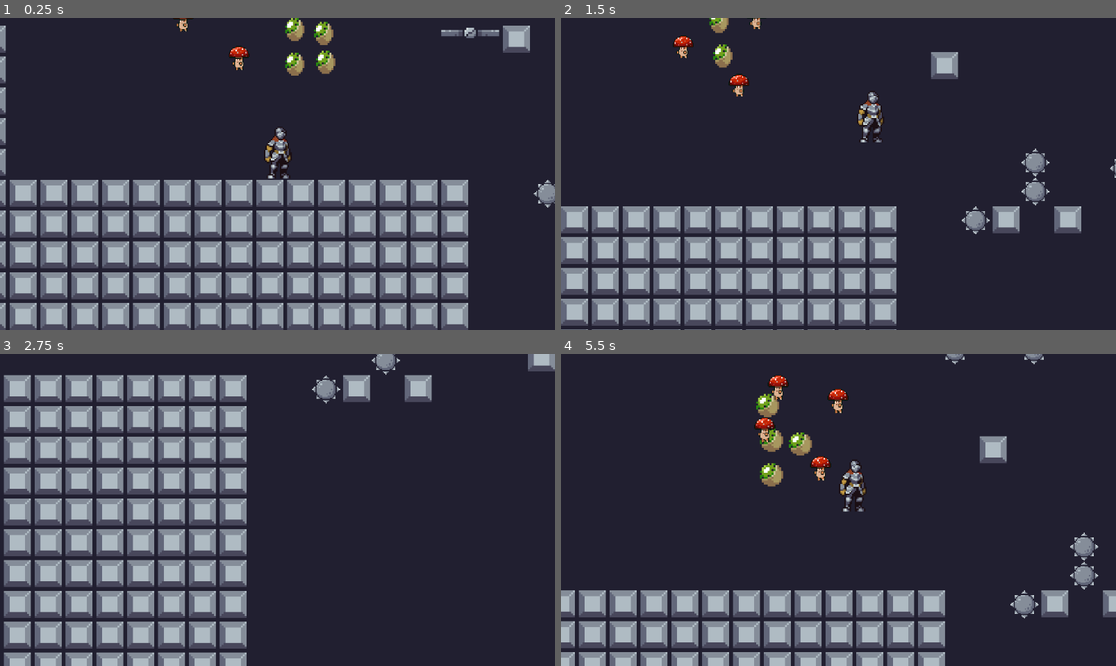
Above: before the commit, frames 1-4 (two rows, left to right).
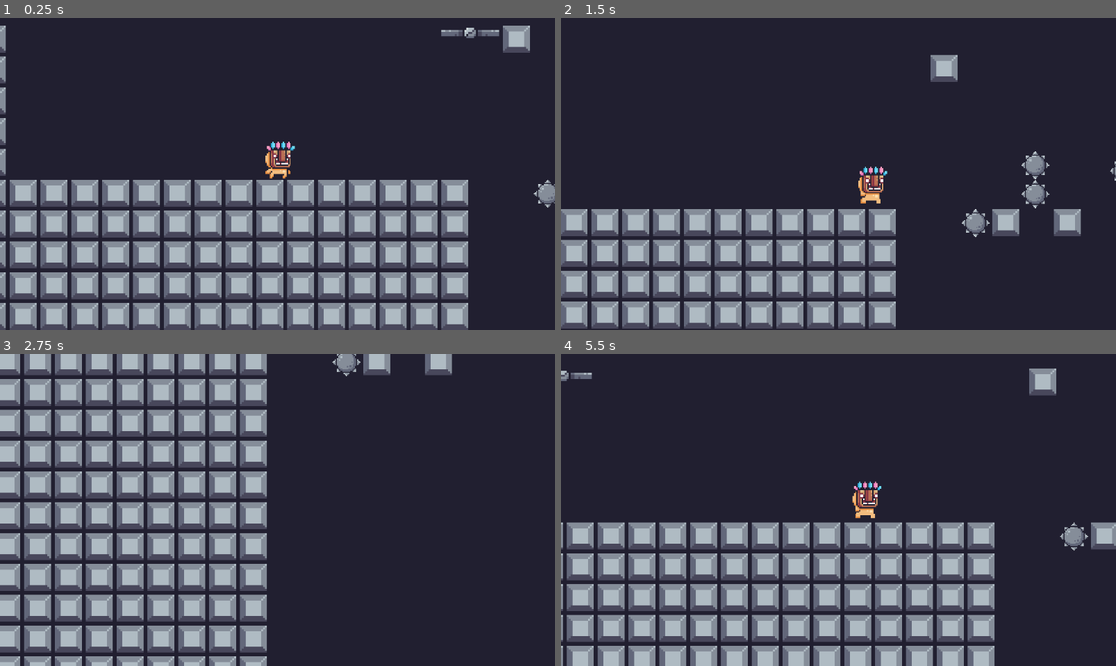
Above: after the commit, the same moments.

Repository: moaazkamel/moaath-game
Game: Godot game, scene res://scenes/game.tscn
The game is run twice, just before and just after one commit, with the same random seed, the same clock (stepped at 60 frames per second) and the same inputs.
Inputs:
- Up to frame 1 (0.25 s): no input
- Up to frame 2 (1.5 s): tap Enter (ui_accept) at 0.5, 0.6 s; hold Right (ui_right) from 0.53 s (still down); tap Space ( jump) at 0.77, 0.8, 1.07, 1.35 s
- Up to frame 3 (2.75 s): tap Space ( jump) at 1.52, 1.82, 2.3 s; tap Enter (ui_accept) at 1.55, 2.1 s; release Right (ui_right) at 2.03 s; hold Left (ui_left) from 2.03 s (still down)
- Up to frame 4 (5.5 s): release Left (ui_left) at 2.78 s; hold Right (ui_right) 2.78-4.28 s; tap Alt at 2.85 s; tap Space ( jump) at 3.02, 3.32, 3.77, 3.8, 4.07, 4.52, 4.82, 5.1 s; tap Enter (ui_accept) at 3.05, 4.35 s; tap Shift at 3.6 s; hold Left (ui_left) 4.28-5.03 s; hold Right (ui_right) from 5.03 s (still down)

The runs differ from the first frame. In frame 1, 1.6% of the frame differs, in the area x 31-61%, y 0-52%; in frame 2, 12%; in frame 3, 42%, in the area x 0-100%, y 0-100%; in frame 4, 35%.

Commit message:
change the character and making a jump and run animation

Diff:
--- a/project.godot
+++ b/project.godot
@@ -30,13 +30,13 @@
 "events": [Object(InputEventKey,"resource_local_to_scene":false,"resource_name":"","device":-1,"window_id":0,"alt_press …(191 unchanged characters)…
 ]
 }
-right={
+move_right={
 "deadzone": 0.2,
 "events": [Object(InputEventKey,"resource_local_to_scene":false,"resource_name":"","device":-1,"window_id":0,"alt_press …(195 unchanged characters)…
 , Object(InputEventKey,"resource_local_to_scene":false,"resource_name":"","device":-1,"window_id":0,"alt_pressed":false …(183 unchanged characters)…
 ]
 }
-left={
+move_left={
 "deadzone": 0.2,
 "events": [Object(InputEventKey,"resource_local_to_scene":false,"resource_name":"","device":-1,"window_id":0,"alt_press …(195 unchanged characters)…
 , Object(InputEventKey,"resource_local_to_scene":false,"resource_name":"","device":-1,"window_id":0,"alt_pressed":false …(182 unchanged characters)…
--- a/scenes/game.tscn
+++ b/scenes/game.tscn
@@ -250,24 +250,24 @@
 layer_0/name = "background"
 layer_0/tile_data = PackedInt32Array(-851993, 65536, 1, -786457, 65536, 1, -720921, 65536, 1, -655385, 65536, 1, -58984 …(119000 unchanged characters)…
 layer_1/name = "mid"
-layer_1/tile_data = PackedInt32Array(65521, 786432, 5, 13105 …(3000 unchanged characters)… 786458, 786432, 5, -720922, 786432, 5, -655386, 786432, 5, -393242, 786432, 5, -327706, 786432, 5, - …(34964 unchanged characters)…
+layer_1/tile_data = PackedInt32Array(65521, 786432, 5, 13105 …(3000 unchanged characters)… 786458, 786432, 5, -720922, 786432, 5, -393242, 786432, 5, -327706, 786432, 5, - …(34964 unchanged characters)…
 
 [node name="kiwi" type="Node" parent="." unique_id=1717484914]
 
 [node name="kiwi2" parent="kiwi" unique_id=173931140 instance=ExtResource("4_lbhrr")]
-position = Vector2(-76, -76)
+position = Vector2(-68, -202)
 
 [node name="kiwi" parent="kiwi" unique_id=727174668 instance=ExtResource("4_lbhrr")]
-position = Vector2(-91, -60)
+position = Vector2(-83, -186)
 
 [node name="kiwi3" parent="kiwi" unique_id=1797630710 instance=ExtResource("4_lbhrr")]
-position = Vector2(-91, -78)
+position = Vector2(-83, -200)
 
 [node name="kiwi4" parent="kiwi" unique_id=2025962022 instance=ExtResource("4_lbhrr")]
-position = Vector2(-75, -61)
+position = Vector2(-67, -187)
 
 [node name="kiwi5" parent="kiwi" unique_id=1617297092 instance=ExtResource("4_lbhrr")]
-position = Vector2(-93, -96)
+position = Vector2(-100, -197)
 
 [node name="killzone" parent="." unique_id=1617148220 instance=ExtResource("1_iywne")]
 position = Vector2(-147, 160)
@@ -278,16 +278,16 @@
 [node name="mashroum" type="Node" parent="." unique_id=1890588615]
 
 [node name="first enemy3" parent="mashroum" unique_id=267541964 instance=ExtResource("6_p57ef")]
-position = Vector2(-129, -57)
+position = Vector2(-121, -183)
 
 [node name="mashroums" parent="mashroum" unique_id=1525727059 instance=ExtResource("6_p57ef")]
-position = Vector2(-120, -92)
+position = Vector2(-112, -218)
 
 [node name="mashroums2" parent="mashroum" unique_id=1753848399 instance=ExtResource("6_p57ef")]
-position = Vector2(-151, -99)
+position = Vector2(-143, -225)
 
 [node name="mashroums3" parent="mashroum" unique_id=1886348935 instance=ExtResource("6_p57ef")]
-position = Vector2(-158, -77)
+position = Vector2(-150, -203)
 
 [node name="spiked ball" type="Node" parent="." unique_id=1309237115]
 
@@ -313,22 +313,22 @@
 position = Vector2(117, -20)
 
 [node name="spiked ball8" parent="spiked ball" unique_id=826447376 instance=ExtResource("7_u5sy4")]
-position = Vector2(-448, -170)
+position = Vector2(-491, -151)
 
 [node name="spiked ball9" parent="spiked ball" unique_id=1698462764 instance=ExtResource("7_u5sy4")]
-position = Vector2(-480, -170)
+position = Vector2(-502, -168)
 
 [node name="spiked ball21" parent="spiked ball" unique_id=1853565349 instance=ExtResource("7_u5sy4")]
-position = Vector2(-478, -149)
+position = Vector2(-513, -153)
 
 [node name="spiked ball22" parent="spiked ball" unique_id=1827850214 instance=ExtResource("7_u5sy4")]
-position = Vector2(-513, -169)
+position = Vector2(-516, -170)
 
 [node name="spiked ball10" parent="spiked ball" unique_id=1181328567 instance=ExtResource("7_u5sy4")]
 position = Vector2(-297, -122)
 
 [node name="spiked ball11" parent="spiked ball" unique_id=2078668043 instance=ExtResource("7_u5sy4")]
-position = Vector2(-408, -153)
+position = Vector2(-392, -152)
 
 [node name="spiked ball12" parent="spiked ball" unique_id=1174263755 instance=ExtResource("7_u5sy4")]
 position = Vector2(-344, -138)
--- a/scenes/player.tscn
+++ b/scenes/player.tscn
@@ -1,89 +1,199 @@
 [gd_scene format=3 uid="uid://fbjbtfagx142"]
 
-[ext_resource type="Texture2D" uid="uid://boblykde465in" path="res://assets/Colour2/Outline/120x80_PNGSheets/_Idle.png" id="1_4flbx"]
 [ext_resource type="Script" uid="uid://c0i8dlmso4sbx" path="res://scripts/player.gd" id="1_g2els"]
-
-[sub_resource type="AtlasTexture" id="AtlasTexture_onrkg"]
-atlas = ExtResource("1_4flbx")
-region = Rect2(0, 0, 120, 80)
-
-[sub_resource type="AtlasTexture" id="AtlasTexture_i3pqv"]
-atlas = ExtResource("1_4flbx")
-region = Rect2(120, 0, 120, 80)
-
-[sub_resource type="AtlasTexture" id="AtlasTexture_hqtel"]
-atlas = ExtResource("1_4flbx")
-region = Rect2(240, 0, 120, 80)
-
-[sub_resource type="AtlasTexture" id="AtlasTexture_sweqy"]
-atlas = ExtResource("1_4flbx")
-region = Rect2(360, 0, 120, 80)
-
-[sub_resource type="AtlasTexture" id="AtlasTexture_2hs0m"]
-atlas = ExtResource("1_4flbx")
-region = Rect2(480, 0, 120, 80)
-
-[sub_resource type="AtlasTexture" id="AtlasTexture_1jxqw"]
-atlas = ExtResource("1_4flbx")
-region = Rect2(600, 0, 120, 80)
-
-[sub_resource type="AtlasTexture" id="AtlasTexture_dw050"]
-atlas = ExtResource("1_4flbx")
-region = Rect2(720, 0, 120, 80)
-
-[sub_resource type="AtlasTexture" id="AtlasTexture_b26j0"]
-atlas = ExtResource("1_4flbx")
-region = Rect2(840, 0, 120, 80)
-
-[sub_resource type="AtlasTexture" id="AtlasTexture_n7ghd"]
-atlas = ExtResource("1_4flbx")
-region = Rect2(960, 0, 120, 80)
-
-[sub_resource type="AtlasTexture" id="AtlasTexture_nvl01"]
-atlas = ExtResource("1_4flbx")
-region = Rect2(1080, 0, 120, 80)
+[ext_resource type="Texture2D" uid="uid://becb000aq1ttx" path="res://assets 1/Main Characters/Mask Dude/Idle (32x32).png" id="2_dqkch"]
+[ext_resource type="Texture2D" uid="uid://chbrlbp0h72tq" path="res://assets 1/Main Characters/Mask Dude/Jump (32x32).png" id="3_qlg0r"]
+[ext_resource type="Texture2D" uid="uid://uoq70xcpnx8p" path="res://assets 1/Main Characters/Mask Dude/Run (32x32).png" id="4_tuyoq"]
+
+[sub_resource type="AtlasTexture" id="AtlasTexture_fjrip"]
+atlas = ExtResource("2_dqkch")
+region = Rect2(0, 0, 32, 32)
+
+[sub_resource type="AtlasTexture" id="AtlasTexture_smehm"]
+atlas = ExtResource("2_dqkch")
+region = Rect2(32, 0, 32, 32)
+
+[sub_resource type="AtlasTexture" id="AtlasTexture_ur7pv"]
+atlas = ExtResource("2_dqkch")
+region = Rect2(64, 0, 32, 32)
+
+[sub_resource type="AtlasTexture" id="AtlasTexture_y4r1p"]
+atlas = ExtResource("2_dqkch")
+region = Rect2(96, 0, 32, 32)
+
+[sub_resource type="AtlasTexture" id="AtlasTexture_d2wvv"]
+atlas = ExtResource("2_dqkch")
+region = Rect2(128, 0, 32, 32)
+
+[sub_resource type="AtlasTexture" id="AtlasTexture_3v2ag"]
+atlas = ExtResource("2_dqkch")
+region = Rect2(160, 0, 32, 32)
+
+[sub_resource type="AtlasTexture" id="AtlasTexture_jej6c"]
+atlas = ExtResource("2_dqkch")
+region = Rect2(192, 0, 32, 32)
+
+[sub_resource type="AtlasTexture" id="AtlasTexture_f1ej7"]
+atlas = ExtResource("2_dqkch")
+region = Rect2(224, 0, 32, 32)
+
+[sub_resource type="AtlasTexture" id="AtlasTexture_oprun"]
+atlas = ExtResource("2_dqkch")
+region = Rect2(256, 0, 32, 32)
+
+[sub_resource type="AtlasTexture" id="AtlasTexture_a8ls1"]
+atlas = ExtResource("2_dqkch")
+region = Rect2(288, 0, 32, 32)
+
+[sub_resource type="AtlasTexture" id="AtlasTexture_qfm1y"]
+atlas = ExtResource("2_dqkch")
+region = Rect2(320, 0, 32, 32)
+
+[sub_resource type="AtlasTexture" id="AtlasTexture_fulsm"]
+atlas = ExtResource("3_qlg0r")
+region = Rect2(0, 0, 32, 32)
+
+[sub_resource type="AtlasTexture" id="AtlasTexture_4r5pv"]
+atlas = ExtResource("4_tuyoq")
+region = Rect2(0, 0, 32, 32)
+
+[sub_resource type="AtlasTexture" id="AtlasTexture_60mlk"]
+atlas = ExtResource("4_tuyoq")
+region = Rect2(32, 0, 32, 32)
+
+[sub_resource type="AtlasTexture" id="AtlasTexture_i4ail"]
+atlas = ExtResource("4_tuyoq")
+region = Rect2(64, 0, 32, 32)
+
+[sub_resource type="AtlasTexture" id="AtlasTexture_a38lo"]
+atlas = ExtResource("4_tuyoq")
+region = Rect2(96, 0, 32, 32)
+
+[sub_resource type="AtlasTexture" id="AtlasTexture_4ni07"]
+atlas = ExtResource("4_tuyoq")
+region = Rect2(128, 0, 32, 32)
+
+[sub_resource type="AtlasTexture" id="AtlasTexture_l71n6"]
+atlas = ExtResource("4_tuyoq")
+region = Rect2(160, 0, 32, 32)
+
+[sub_resource type="AtlasTexture" id="AtlasTexture_ke2ow"]
+atlas = ExtResource("4_tuyoq")
+region = Rect2(192, 0, 32, 32)
+
+[sub_resource type="AtlasTexture" id="AtlasTexture_ujl30"]
+atlas = ExtResource("4_tuyoq")
+region = Rect2(224, 0, 32, 32)
+
+[sub_resource type="AtlasTexture" id="AtlasTexture_31cv2"]
+atlas = ExtResource("4_tuyoq")
+region = Rect2(256, 0, 32, 32)
+
+[sub_resource type="AtlasTexture" id="AtlasTexture_pf23h"]
+atlas = ExtResource("4_tuyoq")
+region = Rect2(288, 0, 32, 32)
+
+[sub_resource type="AtlasTexture" id="AtlasTexture_dt7fs"]
+atlas = ExtResource("4_tuyoq")
+region = Rect2(320, 0, 32, 32)
+
+[sub_resource type="AtlasTexture" id="AtlasTexture_wqfne"]
+atlas = ExtResource("4_tuyoq")
+region = Rect2(352, 0, 32, 32)
 
 [sub_resource type="SpriteFrames" id="SpriteFrames_ivps1"]
 animations = [{
 "frames": [{
 "duration": 1.0,
-"texture": SubResource("AtlasTexture_onrkg")
-}, {
-"duration": 1.0,
-"texture": SubResource("AtlasTexture_i3pqv")
-}, {
-"duration": 1.0,
-"texture": SubResource("AtlasTexture_hqtel")
-}, {
-"duration": 1.0,
-"texture": SubResource("AtlasTexture_sweqy")
-}, {
-"duration": 1.0,
-"texture": SubResource("AtlasTexture_2hs0m")
-}, {
-"duration": 1.0,
-"texture": SubResource("AtlasTexture_1jxqw")
-}, {
-"duration": 1.0,
-"texture": SubResource("AtlasTexture_dw050")
-}, {
-"duration": 1.0,
-"texture": SubResource("AtlasTexture_b26j0")
-}, {
-"duration": 1.0,
-"texture": SubResource("AtlasTexture_n7ghd")
-}, {
-"duration": 1.0,
-"texture": SubResource("AtlasTexture_nvl01")
+"texture": SubResource("AtlasTexture_fjrip")
+}, {
+"duration": 1.0,
+"texture": SubResource("AtlasTexture_smehm")
+}, {
+"duration": 1.0,
+"texture": SubResource("AtlasTexture_ur7pv")
+}, {
+"duration": 1.0,
+"texture": SubResource("AtlasTexture_y4r1p")
+}, {
+"duration": 1.0,
+"texture": SubResource("AtlasTexture_d2wvv")
+}, {
+"duration": 1.0,
+"texture": SubResource("AtlasTexture_3v2ag")
+}, {
+"duration": 1.0,
+"texture": SubResource("AtlasTexture_jej6c")
+}, {
+"duration": 1.0,
+"texture": SubResource("AtlasTexture_f1ej7")
+}, {
+"duration": 1.0,
+"texture": SubResource("AtlasTexture_oprun")
+}, {
+"duration": 1.0,
+"texture": SubResource("AtlasTexture_a8ls1")
+}, {
+"duration": 1.0,
+"texture": SubResource("AtlasTexture_qfm1y")
 }],
 "loop": true,
 "name": &"idel",
 "speed": 10.0
+}, {
+"frames": [{
+"duration": 1.0,
+"texture": SubResource("AtlasTexture_fulsm")
+}],
+"loop": true,
+"name": &"jump",
+"speed": 5.0
+}, {
+"frames": [{
+"duration": 1.0,
+"texture": SubResource("AtlasTexture_4r5pv")
+}, {
+"duration": 1.0,
+"texture": SubResource("AtlasTexture_60mlk")
+}, {
+"duration": 1.0,
+"texture": SubResource("AtlasTexture_i4ail")
+}, {
+"duration": 1.0,
+"texture": SubResource("AtlasTexture_a38lo")
+}, {
+"duration": 1.0,
+"texture": SubResource("AtlasTexture_4ni07")
+}, {
+"duration": 1.0,
+"texture": SubResource("AtlasTexture_l71n6")
+}, {
+"duration": 1.0,
+"texture": SubResource("AtlasTexture_ke2ow")
+}, {
+"duration": 1.0,
+"texture": SubResource("AtlasTexture_ujl30")
+}, {
+"duration": 1.0,
+"texture": SubResource("AtlasTexture_31cv2")
+}, {
+"duration": 1.0,
+"texture": SubResource("AtlasTexture_pf23h")
+}, {
+"duration": 1.0,
+"texture": SubResource("AtlasTexture_dt7fs")
+}, {
+"duration": 1.0,
+"texture": SubResource("AtlasTexture_wqfne")
+}],
+"loop": true,
+"name": &"run",
+"speed": 10.0
 }]
 
 [sub_resource type="CapsuleShape2D" id="CapsuleShape2D_urp6f"]
-radius = 4.0
-height = 22.0
+radius = 4.999999
+height = 17.999996
 
 [node name="Player" type="CharacterBody2D" unique_id=167717713]
 collision_layer = 2
@@ -91,13 +201,15 @@
 
 [node name="AnimatedSprite2D" type="AnimatedSprite2D" parent="." unique_id=331188981]
 z_index = 5
-position = Vector2(4.0000005, -28)
-scale = Vector2(0.6833334, 0.70625)
+position = Vector2(0, -10.650001)
+scale = Vector2(0.6833334, 0.7281251)
 sprite_frames = SubResource("SpriteFrames_ivps1")
-animation = &"idel"
+animation = &"run"
 autoplay = "idel"
+frame = 8
+frame_progress = 0.25130787
 
 [node name="CollisionShape2D" type="CollisionShape2D" parent="." unique_id=1687962969]
-position = Vector2(0.99999976, -10.999998)
+position = Vector2(0, -9)
 scale = Vector2(1.0000001, 1.0000001)
 shape = SubResource("CapsuleShape2D_urp6f")
--- a/scripts/player.gd
+++ b/scripts/player.gd
@@ -7,32 +7,54 @@
 var jump_velocity = -300.0
 var gravity = ProjectSettings.get_setting("physics/2d/default_gravity")
 
+
+
+
+
 var coyote_time = 0.15
 
 var coyote_timer = 0.0
 
+@onready var animated_sprite: AnimatedSprite2D = $AnimatedSprite2D
 
 
 
 func _physics_process(delta):
 	if not is_on_floor():
 		velocity.y += gravity * delta
-
-
 		coyote_timer -= delta
 	else:
 		coyote_timer = coyote_time
 
 
-
-
-
-	if Input.is_action_just_pressed("ui_accept") and coyote_timer > 0:
+	if Input.is_action_just_pressed(' jump') and coyote_timer > 0:
 		velocity.y = jump_velocity
 		coyote_timer = 0
 
 
-	var direction = Input.get_axis("ui_left", "ui_right")
+	var direction = Input.get_axis("move_left", "move_right")
+
+	if direction	 > 0:
+		animated_sprite.flip_h = false
+	elif direction < 0:
+		animated_sprite.flip_h = true
+
+
+	if is_on_floor():
+
+
+
+
+		if direction == 0:
+			animated_sprite.play("idel")
+		else:
+
+
+			animated_sprite.play("run")
+
+	else:
+		animated_sprite.play("jump")
+
 	if direction:
 
 
Not shown, added: assets/objects/chest_01.png.import
Binary file added: assets/objects/chest_02.png
Not shown, added: assets/objects/chest_02.png.import
Binary file added: assets/objects/objects.png
Not shown, added: assets/objects/objects.png.import
Binary file added: assets/objects/rock_in_water_05.png
Not shown, added: assets/objects/rock_in_water_05.png.import
Binary file added: assets/objects/rock_in_water_06.png
Not shown, added: assets/objects/rock_in_water_06.png.import
Binary file added: assets/particles/dust_particles_01.png
Not shown, added: assets/particles/dust_particles_01.png.import
Binary file added: assets/tilesets/decor_16x16.png
(and 13 more such lines)
